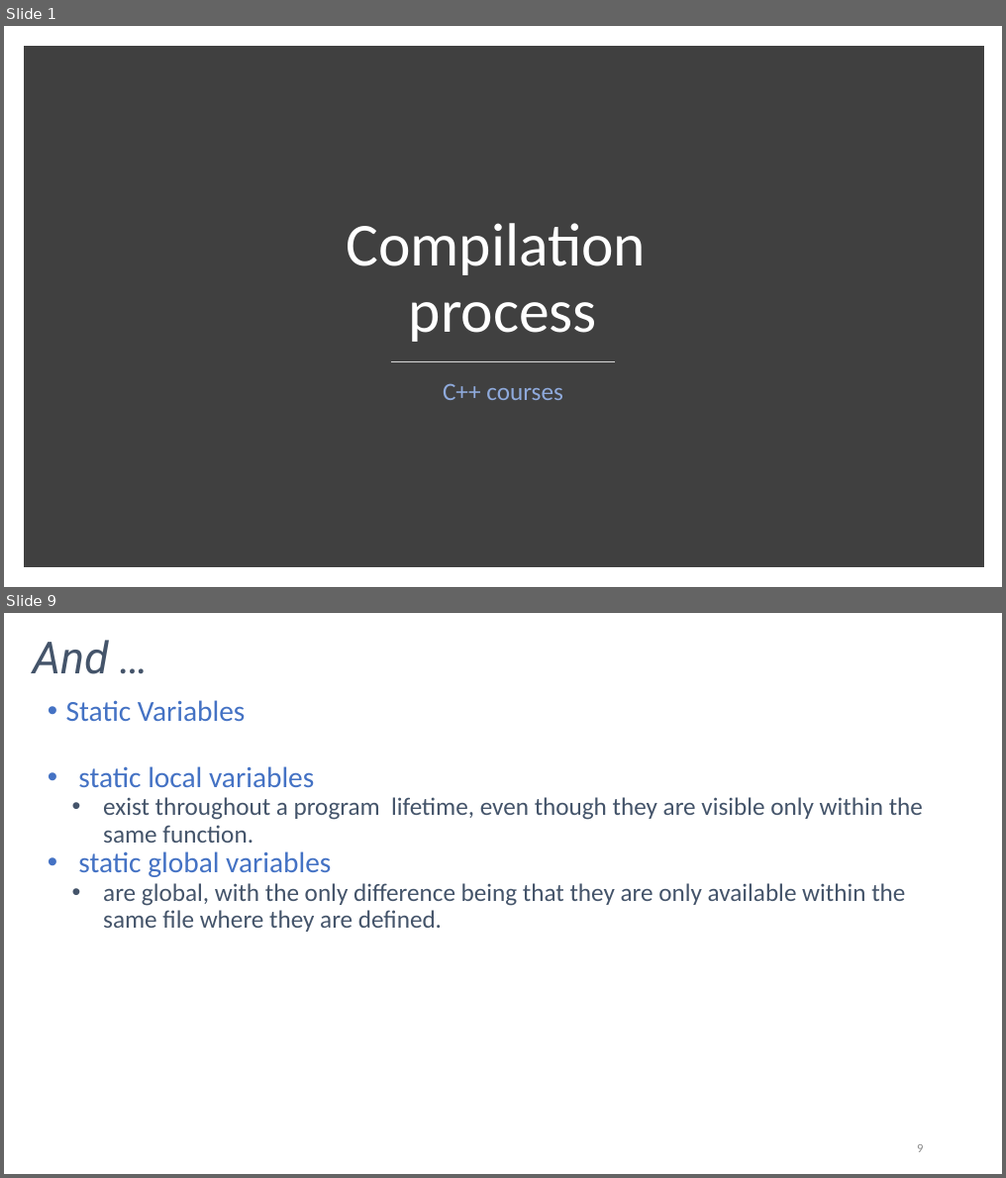
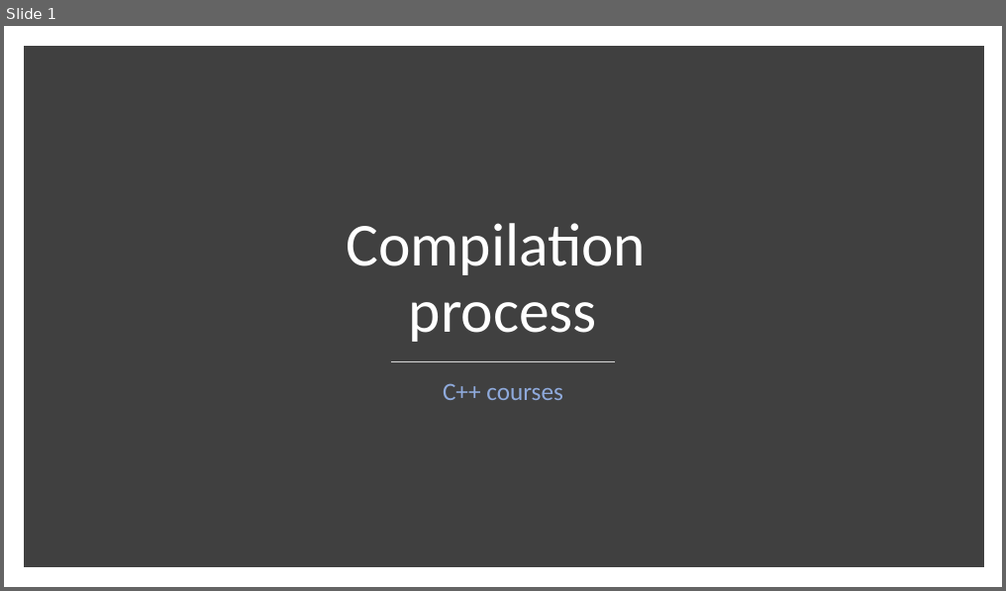
Before and after one commit to rarutyun/cpp-courses, a slide deck: 00_сompilation_process/00_сompilation_process.pptx. Shown one above the other, each under a label of ours: slides 1 and 9 before the commit, slide 1 after it; the slides between them are not shown. The pictures are 1006x1178 and 1006x591 pixels, drawn with LibreOffice and Linux fonts; fonts in the diff are those of the drawing. Boxes give left, top, right and bottom in pixels: in the first picture for what was removed or moved away, otherwise in the second. Text is boxed around its words. In the diff, an @@ line names an element or a change of style, - is before the commit and + after.

Commit message:
Rework materials
Move variables information to the code and remove redundant slides.

```diff
--- a/00_сompilation_process/00_сompilation_process.pptx
+++ b/00_сompilation_process/00_сompilation_process.pptx
@@ slide 9 removed at box(4, 613, 1002, 1174), background #FFFFFF @@
@@ title removed at box(33, 640, 109, 674) @@
-And …
@@ text removed at box(66, 700, 923, 932) @@
-• Static Variables
-• static local variables
-  • exist throughout a program lifetime, even though they are visible only within the same function.
-• static global variables
-  • are global, with the only difference being that they are only available within the same file where they are defined.
@@ page number removed at box(917, 1145, 923, 1153) @@
-9
```
Also in this commit, not shown: 5 slides changed, 2 other slides removed, 4 other files.
